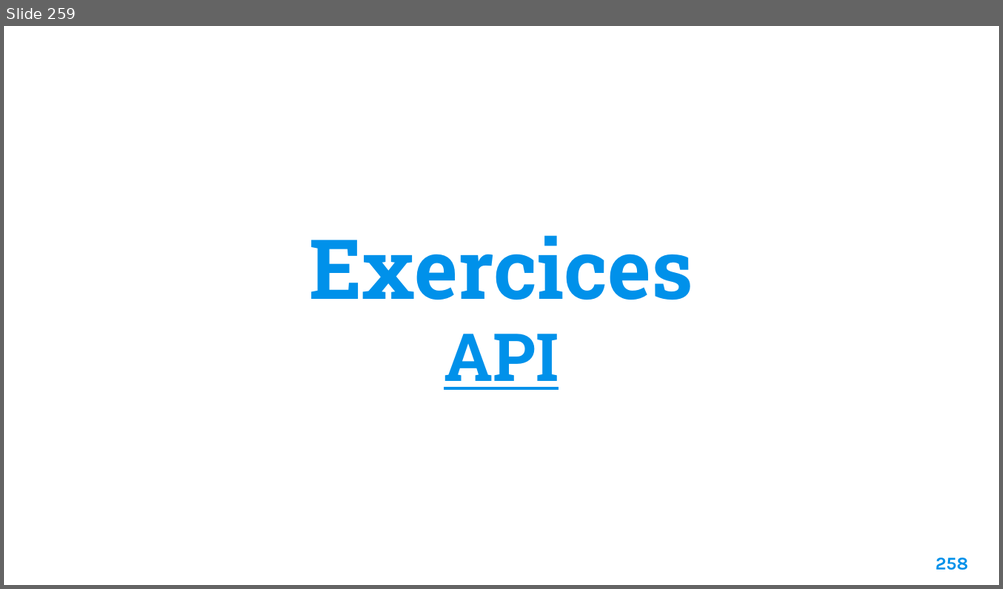
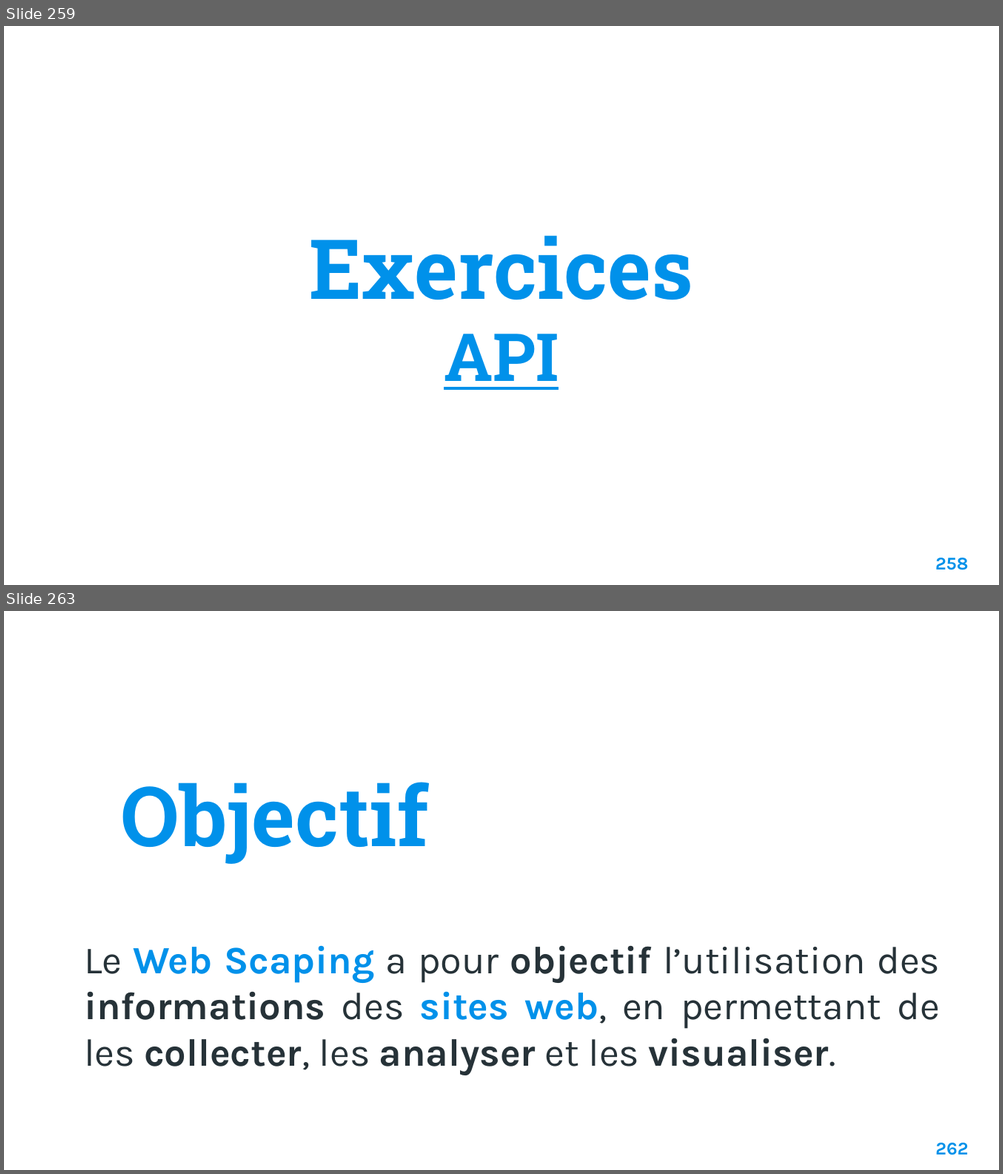
Before and after one commit to Fully-san/PythonSoftwareDevelopment, a slide deck: Supports/Python Software Development.pptx. Shown one above the other, each under a label of ours: slide 259 before the commit, slides 259 and 263 after it; the slides between them are not shown. The pictures are 1003x589 and 1003x1174 pixels, drawn with LibreOffice and Linux fonts; fonts in the diff are those of the drawing; background and template pictures are left out. Boxes give left, top, right and bottom in pixels: in the first picture for what was removed or moved away, otherwise in the second. Text is boxed around its words. In the diff, an @@ line names an element or a change of style, - is before the commit and + after.

```diff
--- a/Supports/Python Software Development.pptx
+++ b/Supports/Python Software Development.pptx
@@ slide 263 added at <box>4,611,999,1170</box>, background picture (left out) @@
@@ title added at <box>121,782,427,864</box>, 60 pt, text #0091EA, bold @@
+Objectif
@@ subtitle added at <box>84,945,939,1076</box>, 28 pt, text #263238, bold @@
+Le Web Scaping a pour objectif l’utilisation des informations des sites web, en permettant de les collecter, les analyser et les visualiser.
@@ page number added at <box>935,1143,967,1156</box>, 13 pt, text #0091EA, bold @@
+262
```
Also in this commit, not shown: 1 slide changed, 13 other slides added, 6 other files.
